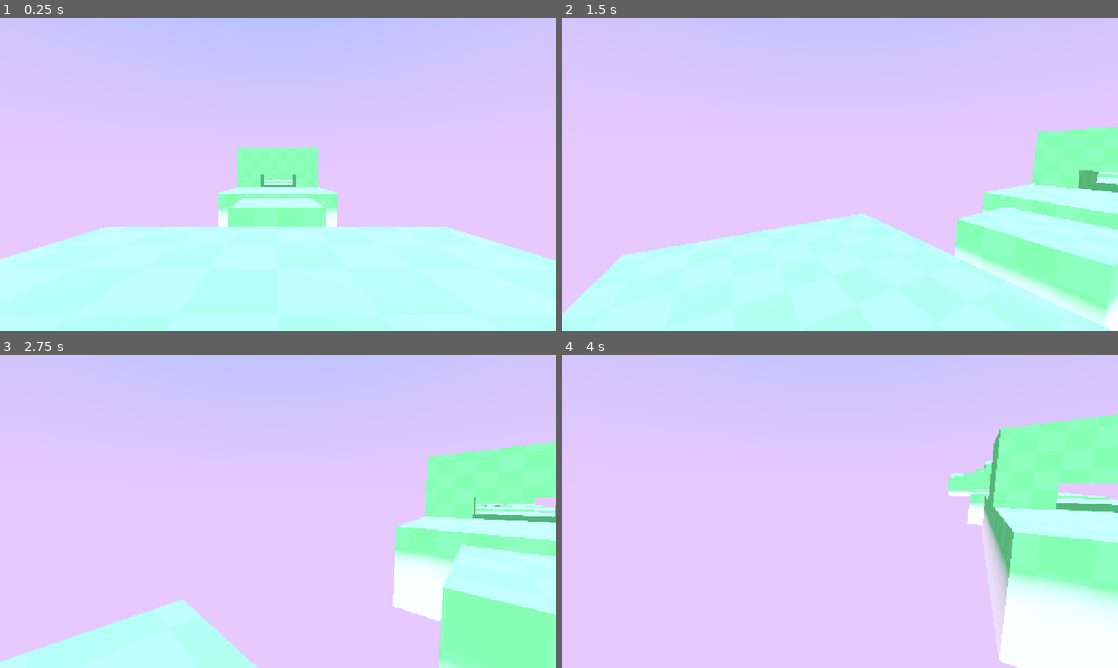
Above: before the commit, frames 1-4 (two rows, left to right).
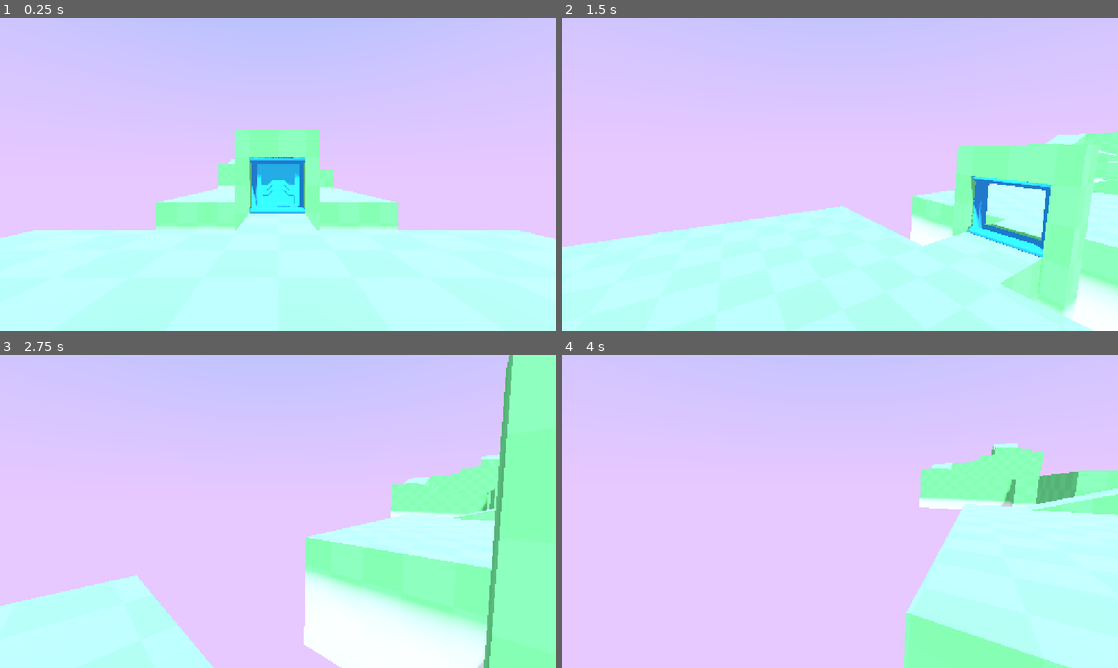
Above: after the commit, the same moments.

Repository: iguessfive/learn-3d-gamedev-from-zero-with-godot-4
Game: Godot game, scene res://game.tscn
The game is run twice, just before and just after one commit, with the same random seed, the same clock (stepped at 60 frames per second) and the same inputs.
Inputs (mouse positions are in pixels of both pictures, inside the frame that each line leads up to):
- Up to frame 1 (0.25 s): no input
- Up to frame 2 (1.5 s): tap Enter at 0.5 s; move the mouse to (962, 158) at 0.52 s; hold D (move_right) 0.53-1.28 s; hold E (interact, bound only after the commit) 0.53-1.28 s; click (962, 158) at 0.67 s; tap Space (jump) at 0.77 s; move the mouse to (812, 174) at 1.27 s; hold W (move_up) from 1.28 s (still down); tap C (crouching) at 1.35 s
- Up to frame 3 (2.75 s): keep holding W (move_up); tap Space (jump) at 1.52 s; tap E (interact, bound only after the commit) at 1.55, 2.3 s; move the mouse to (289, 505) at 2.02 s; hold Shift (sprint) from 2.03 s (still down)
- Up to frame 4 (4 s): keep holding W (move_up); move the mouse to (834, 517) at 2.77 s; release Shift (sprint) at 2.78 s; tap E (interact, bound only after the commit) at 2.85 s; click (834, 517) at 2.92 s; tap Space (jump) at 3.02, 3.77 s; move the mouse to (878, 514) at 3.52 s; hold E (interact, bound only after the commit) from 3.53 s (still down); tap Z at 3.6 s

The runs differ from the first frame. In frame 1, 8.6% of the frame differs, in the area x 0-100%, y 35-78%; in frame 2, 14%; in frame 3, 27%, in the area x 0-100%, y 0-100%; in frame 4, 22%.

Commit message:
Completed module 5 lesson 6
Created a interactive base script to create a class for an interactive door object to open & close

Diff:
--- a/M05.turn_on_lights_workbook/game.tscn
+++ b/M05.turn_on_lights_workbook/game.tscn
@@ -1,8 +1,9 @@
-[gd_scene load_steps=9 format=3 uid="uid://betib1svdimdg"]
+[gd_scene load_steps=10 format=3 uid="uid://betib1svdimdg"]
 
 [ext_resource type="Shader" uid="uid://dwr0ed3vic331" path="res://assets/sky/sky.gdshader" id="2_tq2y2"]
-[ext_resource type="PackedScene" uid="uid://y8sti7ev7rh5" path="res://lesson/Player.tscn" id="3_feb5d"]
+[ext_resource type="PackedScene" uid="uid://y8sti7ev7rh5" path="res://lesson/player.tscn" id="3_feb5d"]
 [ext_resource type="PackedScene" uid="uid://bq1e7yi8uo37t" path="res://level/terrain.tscn" id="4_801de"]
+[ext_resource type="PackedScene" uid="uid://c4kf142bermlc" path="res://lesson/door_3d.tscn" id="4_fc0e3"]
 
 [sub_resource type="Curve" id="Curve_dm5j7"]
 _data = [Vector2(0, 0), 0.0, 0.0, 0, 0, Vector2(0.5, 1), 2.0, 0.0, 1, 0]
@@ -50,4 +51,7 @@
 unique_name_in_owner = true
 
 [node name="Player" parent="." instance=ExtResource("3_feb5d")]
-transform = Transform3D(1, 0, 0, 0, 1, 0, 0, 0, 1, 0, 0.502708, 0)
+transform = Transform3D(1, 0, 0, 0, 1, 0, 0, 0, 1, 0, 0.502708, -47.2561)
+
+[node name="Door3D" parent="." instance=ExtResource("4_fc0e3")]
+transform = Transform3D(1, 0, 0, 0, 1, 0, 0, 0, 1, 0, 0, -55.065)
--- /dev/null
+++ b/M05.turn_on_lights_workbook/lesson/door_3d.gd
@@ -0,0 +1,44 @@
+class_name Door3D extends Interactable3D
+
+# a bool to hold value when door is open or closed, use a setter to update collider diabled propety
+var is_active := false: set = set_is_active
+
+var _tween_door: Tween = null
+
+# access to door collider node
+@onready var _static_body_collision_shape_3d: CollisionShape3D = %StaticBodyCollisionShape3D
+@onready var _door_bottom: MeshInstance3D = $Door/DoorBottom
+@onready var _door_top: MeshInstance3D = $Door/DoorTop
+
+# update interact function from parent
+func interact() -> void:
+	super()
+	set_is_active(not is_active)
+
+# a setter for bool to update value
+func set_is_active(new_value: bool) -> void:
+	is_active = new_value
+	_static_body_collision_shape_3d.disabled = is_active
+
+	# animation for opening and closing door
+	# store values for top and bottom value open and closed use ternary expression to choose between values
+	var top_value: float = 2.0 if is_active else 1.0
+	var bottom_value: float = -0.0 if is_active else 1.0
+
+	# check if tween is not null and stop and remove tween
+	if _tween_door != null:
+		_tween_door.kill()
+	# create the tween and set it to parallel to animate the opening of both parts of door at once
+	_tween_door = create_tween().set_parallel(true)
+
+	# assign tween movement type, ease_out and trans_back if active otherwise trans_bounce
+	_tween_door.set_ease(Tween.EASE_OUT)
+	_tween_door.set_trans(Tween.TRANS_BACK if is_active else Tween.TRANS_BOUNCE)
+
+	# animate the tween position property of the mesh instances
+	_tween_door.tween_property(_door_top, "position:y", top_value, 1.0)
+	_tween_door.tween_property(_door_bottom, "position:y", bottom_value, 1.0)
+
+func _unhandled_input(event: InputEvent) -> void:
+	if event.is_action_pressed("interact"):
+		interact()
--- /dev/null
+++ b/M05.turn_on_lights_workbook/lesson/door_3d.tscn
@@ -0,0 +1,28 @@
+[gd_scene load_steps=5 format=3 uid="uid://c4kf142bermlc"]
+
+[ext_resource type="PackedScene" uid="uid://bpgjdvoag1sg1" path="res://interactables/door/door_model.tscn" id="1_3nk32"]
+[ext_resource type="Script" uid="uid://cy5mx47bkp6ne" path="res://lesson/door_3d.gd" id="1_fl7hp"]
+
+[sub_resource type="BoxShape3D" id="BoxShape3D_3nk32"]
+size = Vector3(1.52139, 1.78821, 0.450043)
+
+[sub_resource type="BoxShape3D" id="BoxShape3D_fl7hp"]
+size = Vector3(1.99426, 1.97839, 1)
+
+[node name="Door3D" type="Area3D"]
+script = ExtResource("1_fl7hp")
+
+[node name="Door" parent="." instance=ExtResource("1_3nk32")]
+
+[node name="CollisionShape3D" type="CollisionShape3D" parent="."]
+transform = Transform3D(1, 0, 0, 0, 1, 0, 0, 0, 1, -0.00209045, 0.894104, -0.00559998)
+shape = SubResource("BoxShape3D_3nk32")
+
+[node name="StaticBody3D" type="StaticBody3D" parent="."]
+
+[node name="StaticBodyCollisionShape3D" type="CollisionShape3D" parent="StaticBody3D"]
+unique_name_in_owner = true
+transform = Transform3D(1, 0, 0, 0, 1, 0, 0, 0, 1, -0.0106812, 0.989197, 0)
+shape = SubResource("BoxShape3D_fl7hp")
+
+[editable path="Door"]
--- /dev/null
+++ b/M05.turn_on_lights_workbook/lesson/interactable_3d.gd
@@ -0,0 +1,12 @@
+class_name Interactable3D extends Area3D
+
+# signal to emit what object is interacted with
+signal interact_with
+
+# initialise object so that it can not monitor anything else, it can only be detected (inanimated object)
+func _init() -> void:
+	monitoring = false
+
+# a function to emit signal when interacted
+func interact() -> void:
+	interact_with.emit()
--- a/M05.turn_on_lights_workbook/project.godot
+++ b/M05.turn_on_lights_workbook/project.godot
@@ -59,13 +59,19 @@
 jump={
 "deadzone": 0.5,
 "events": [Object(InputEventKey,"resource_local_to_scene":false,"resource_name":"","device":-1,"window_id":0,"alt_press …(191 unchanged characters)…
-, Object(InputEventJoypadButton,"resource_local_to_scene":false,"resource_name":"","device":-1,"button_index":1,"pressure":0.0,"pressed":true,"script":null)
+, Object(InputEventJoypadButton,"resource_local_to_scene":false,"resource_name":"","device":-1,"button_index":0,"pressure":0.0,"pressed":false,"script":null)
 ]
 }
 crouching={
 "deadzone": 0.5,
 "events": [Object(InputEventKey,"resource_local_to_scene":false,"resource_name":"","device":-1,"window_id":0,"alt_press …(191 unchanged characters)…
-, Object(InputEventJoypadButton,"resource_local_to_scene":false,"resource_name":"","device":-1,"button_index":0,"pressure":0.0,"pressed":false,"script":null)
+, Object(InputEventJoypadButton,"resource_local_to_scene":false,"resource_name":"","device":-1,"button_index":2,"pressure":0.0,"pressed":false,"script":null)
+]
+}
+interact={
+"deadzone": 0.2,
+"events": [Object(InputEventKey,"resource_local_to_scene":false,"resource_name":"","device":-1,"window_id":0,"alt_pressed":false,"shift_pressed":false,"ctrl_pressed":false,"meta_pressed":false,"pressed":false,"keycode":0,"physical_keycode":69,"key_label":0,"unicode":101,"location":0,"echo":false,"script":null)
+, Object(InputEventJoypadButton,"resource_local_to_scene":false,"resource_name":"","device":-1,"button_index":1,"pressure":0.0,"pressed":false,"script":null)
 ]
 }
 
Not shown, added: M05.turn_on_lights_workbook/lesson/door_3d.gd.uid
Not shown, added: M05.turn_on_lights_workbook/lesson/interactable_3d.gd.uid
